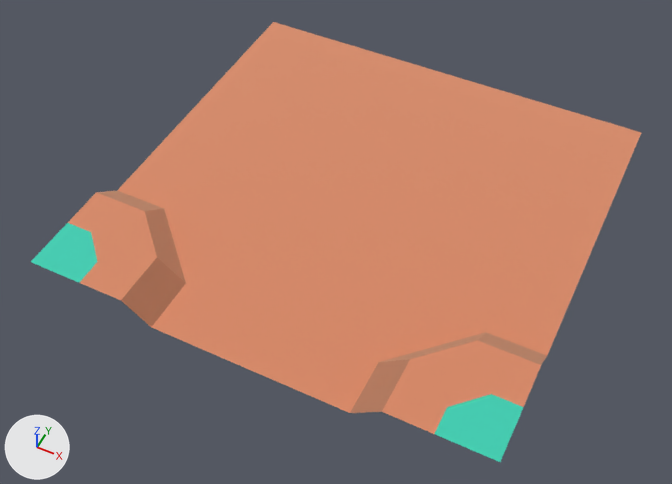
Two versions of the glTF model public/models/nf2/nature/ground_pathSideOpen.glb, one commit apart.
Rendered twice from a 50 mm camera at (0.598, -1.319, 1.379) aimed at (-0.012, -0.098, -0.148). Every picture has the same lights, and +X, +Y and +Z are marked at lower left. The first picture is the older version. Where no turn or scale is listed for an object, it has been applied to the vertices.

In view in the first picture: 'ground_pathSideOpen'.
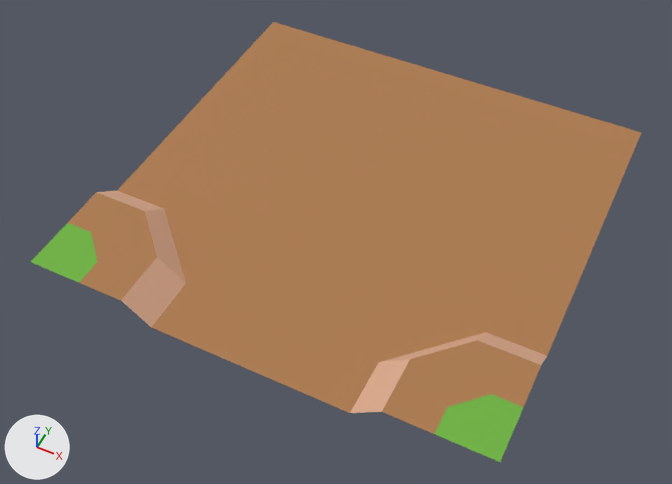
Changed parts and their boxes [x1, y1, x2, y2] in the pictures (672 x 484 px):
'ground_pathSideOpen', recoloured, surface changed (beige to brown): [31, 22, 641, 462] in both

What changed in the scene script:
```text
Change mat_grass:
    mat_grass.metallic: 1.0 -> 0.0
    mat_grass.base_color: (0.173, 0.847, 0.722) -> (0.159, 0.451, 0.0513)  # cyan #73eddd -> green #6fb340
Change mat_dirtdark:
    mat_dirtdark.metallic: 1.0 -> 0.0
Change mat_dirt:
    mat_dirt.metallic: 1.0 -> 0.0
    mat_dirt.base_color: (0.886, 0.514, 0.341) -> (0.418, 0.198, 0.0762)  # beige #f2be9e -> brown #ad7b4e
Remove ob_tmpparent:
    ob_tmpparent = bpy.data.objects.new('tmpParent', None)
    ob_tmpparent.location = (0.0, 0.0, 0.0)
```
